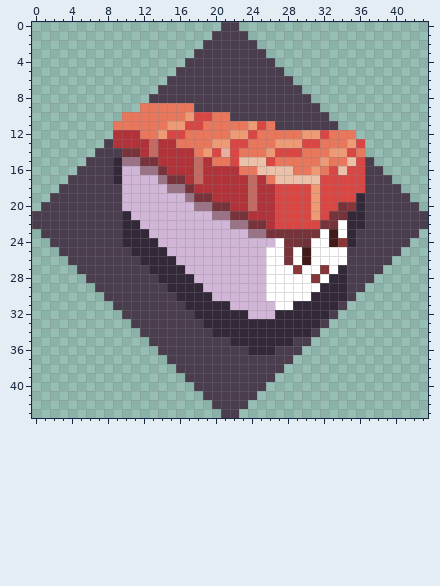
Pixel-art sprite: res/UI/CharacterSelect/Thumb03.png. The picture above was drawn from the file before the commit.
The file is 44x44 pixels. Colours within 5 levels of each other are drawn and written as one.
And afterwards:
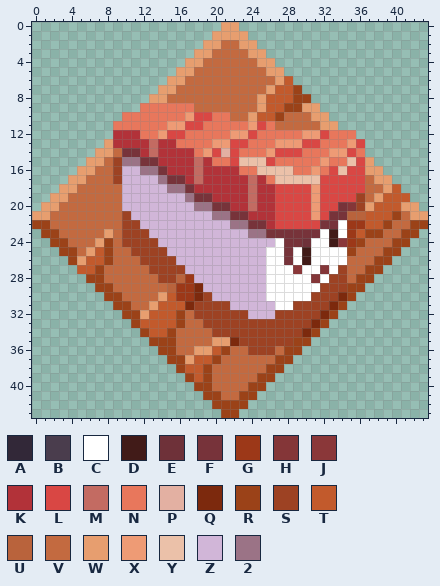
Palette (. is transparent): A #322838  B #4a3d4d  C #ffffff  D #411b18  E #6e3139  F #77333a  G #9c3818  H #843638  J #8a3739  K #b23239  L #d94744  M #c36b62  N #e8775c  P #e3b0a2  Q #7c290d  R #9b4218  S #9d4223  T #c25a2c  U #b9633c  V #c36a40  W #e79e6f  X #ee9b75  Y #ebc1a9  Z #d1b6d8  2 #9b7386
From old to new:
y 0: x 21..22 BB -> WW
y 1: x 20..23 BBBB -> WWWW
y 2: x 19..24 BBBBBB -> WWVVWW
y 3: x 18..25 BBBBBBBB -> WWVVVVWW
y 4: x 17..26 BBBBBBBBBB -> WWVVVVVVWW
y 5: x 16..27 BBBBBBBBBBBB -> WWVVVVVVVVWW
y 6: x 15..28 BBBBBBBBBBBBBB -> WWVVVVVVVVVVWT
y 7: x 14..29 BBBBBBBBBBBBBBBB -> WWVVVVVVVVVVWTTR
y 8: x 13..30 BBBBBBBBBBBBBBBBBB -> WWVVVVVVVVVVWTTTRR
y 9: x 18..31 BBBBBBBBBBBBBB -> VVVVVVVWTTRRWW
y 10: x 22..32 BBBBBBBBBBB -> VVWTTRVVVWW
y 11: x 27..33 BBBBBBB -> VVVVVWW
y 13: x 8 B -> W
y 14: x 7..9 BBB -> WWV
y 15: x 6..9 BBBA -> WWVS; x 37 B -> W
y 16: x 5..9 BBBBA -> WWVVS; x 37..38 BB -> WW
y 17: x 4..9 BBBBBA -> WWVVVS; x 37..39 BBB -> VWW
y 18: x 3..9 BBBBBBB -> WWVVVVV; x 37..40 BBBB -> VVWT
y 19: x 2..9 BBBBBBBB -> WWVVVVVV; x 36..41 ABBBBB -> SVWTTT
y 20: x 1..9 BBBBBBBBB -> WWVVVVVVV; x 36..42 ABBBBBB -> SWTTTWW
y 21: x 0..10 BBBBBBBBBBA -> WWVVVVVVVVS; x 35..43 AABBBBBBB -> UUTTTRVWW
y 22: x 0..11 BBBBBBBBBBAA -> RRVVVVVVVVSS; x 35..43 AABBBBBBB -> GGTTRVVRR
y 23: x 1..12 BBBBBBBBBAAA -> RRVVVVVWVSSS; x 35..42 ABBBBBBB -> GTRRVVRR
y 24: x 2..13 BBBBBBBBAAAA -> RRVVVWRVSSSS; x 35..41 ABBBBBB -> GRVVVRR
y 25: x 3..14 BBBBBBBBAAAA -> RRVWTRVVSSSS; x 35..40 BBBBBB -> RVVVRR
y 26: x 4..15 BBBBBBBBAAAA -> RWTTRVVVSSSS; x 35..39 BBBBB -> VVVRR
y 27: x 5..16 BBBBBBBBAAAA -> TTRVVVVVSSSS; x 34..38 ABBBB -> SVVRR
y 28: x 6..17 BBBBBBBBAAAA -> RRVVVVVVSSUG; x 33..37 AABBB -> SSVRR
y 29: x 7..18 BBBBBBBBAAAA -> RRVVVVVVUGGQ; x 32..36 AAABB -> SSSRR
y 30: x 8..19 BBBBBBBBAAAA -> RRVVVVWTGGQS; x 31..35 AAAAB -> SSSQR
y 31: x 9..21 BBBBBBBBAAAAA -> RRVVWTTTQSSSS; x 29..34 AAAAAB -> SSSSQR
y 32: x 10..23 BBBBBBBBAAAAAA -> RRWTTTRVSSSSSS; x 27..33 AAAAAAB -> SSSSSQR
y 33: x 11..32 BBBBBBBBAAAAAAAAAAAAAB -> RTTTTRVVSSSSSSSSSSSSQR
y 34: x 12..31 BBBBBBBBAAAAAAAAAAAB -> RTTRVVVVSSSSSSSSSSQR
y 35: x 13..30 BBBBBBBBBAAAAAAABB -> RRRVVVVWWQSSSSSSRR
y 36: x 14..29 BBBBBBBBBBAAABBB -> RRVVWWTRVVSSSVRR
y 37: x 15..28 BBBBBBBBBBBBBB -> RRWTTRVVVVVVRR
y 38: x 16..27 BBBBBBBBBBBB -> RTTRVVVVVVRR
y 39: x 17..26 BBBBBBBBBB -> RTRVVVVVRR
y 40: x 18..25 BBBBBBBB -> RRVVVVRR
y 41: x 19..24 BBBBBB -> RRVVRR
y 42: x 20..23 BBBB -> RRRR
y 43: x 21..22 BB -> RR
